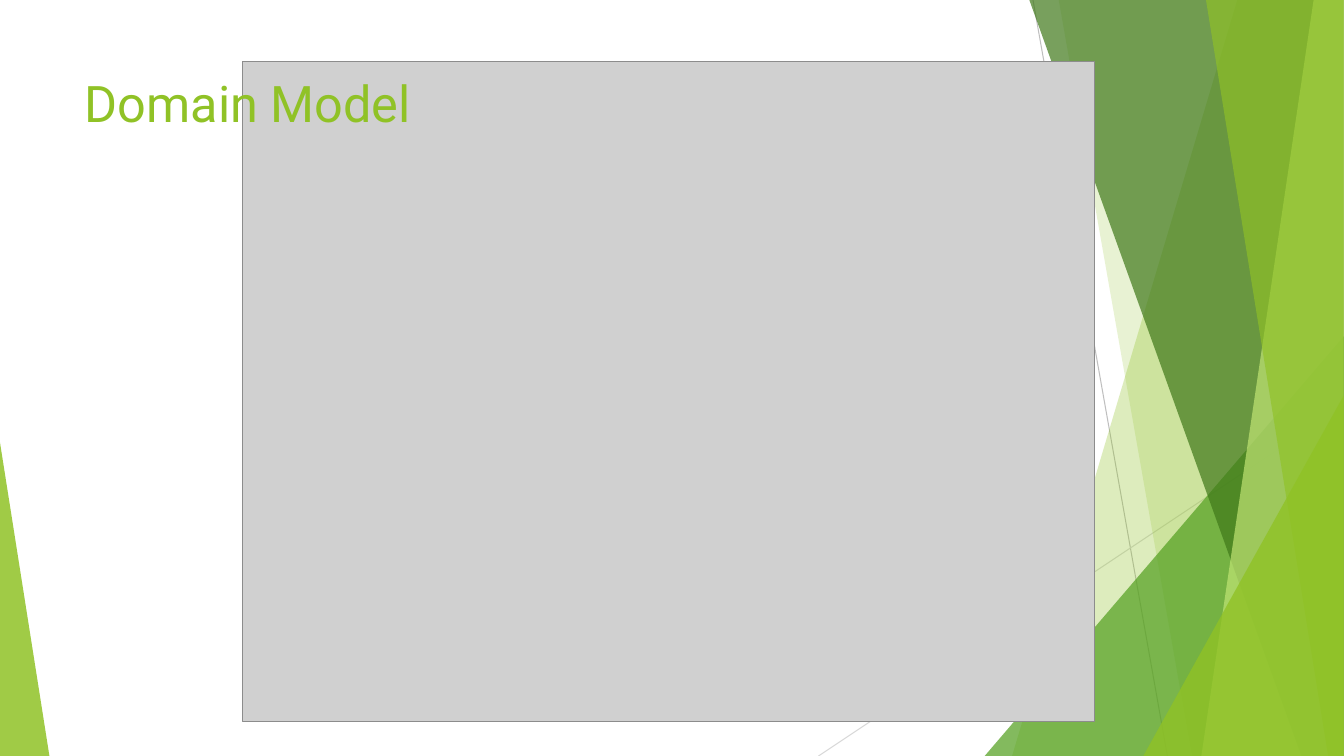
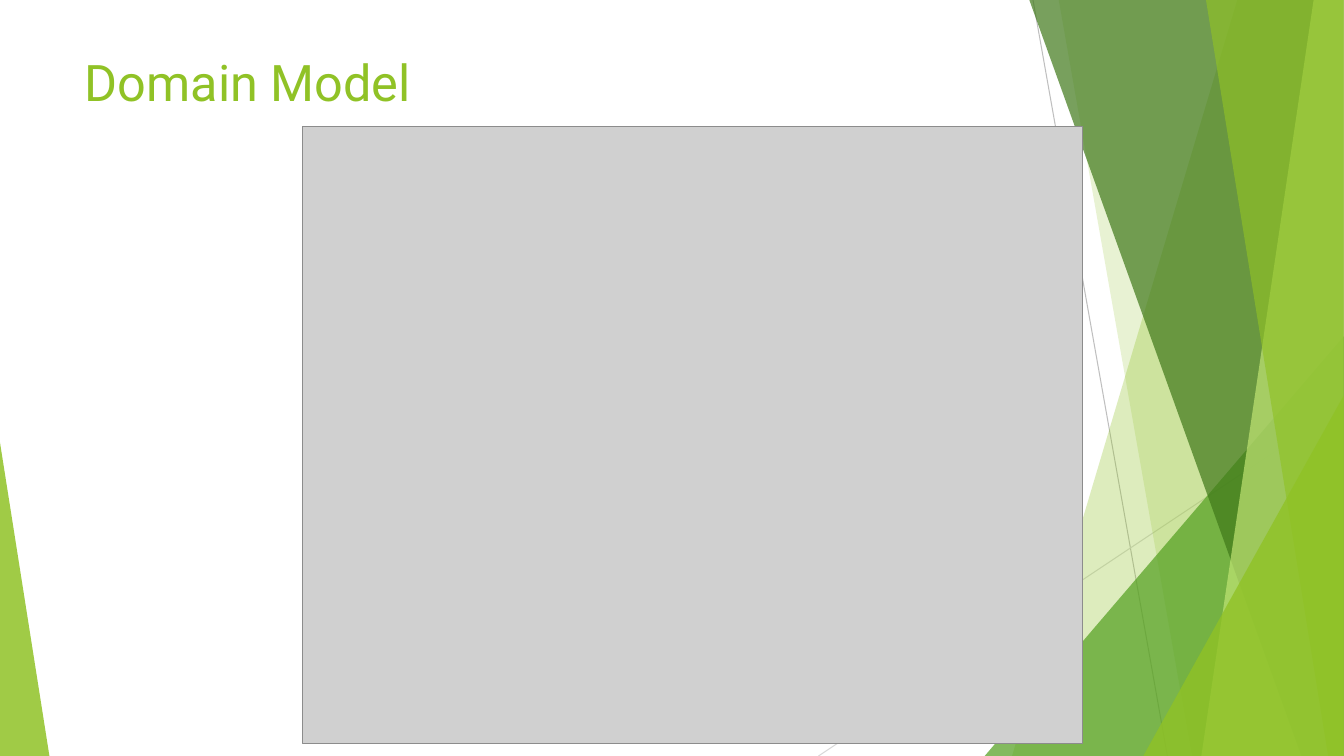
Before and after one commit to jamesonn/CS361_Final_Project, a slide deck: slide 4 of Chrono Timer v1.pptx. Drawn at 1344x756 pixels with LibreOffice and Linux fonts; fonts in the diff are those of the drawing; grey boxes stand for pictures. Boxes give left, top, right and bottom in pixels: in the first picture for what was removed or moved away, otherwise in the second. Text is boxed around its words. In the diff, an @@ line names an element or a change of style, - is before the commit and + after.

```diff
--- a/Chrono Timer v1.pptx
+++ b/Chrono Timer v1.pptx
@@ title "Domain Model" rewrapped from [85, 76, 411, 134] to [85, 63, 411, 102] @@
@@ picture: place and size @@
-picture at [242, 62, 1094, 721]
+picture at [302, 127, 1083, 744]
```
Also in this commit, not shown: 1 other slide changed, 2 slides added, 8 other files.
